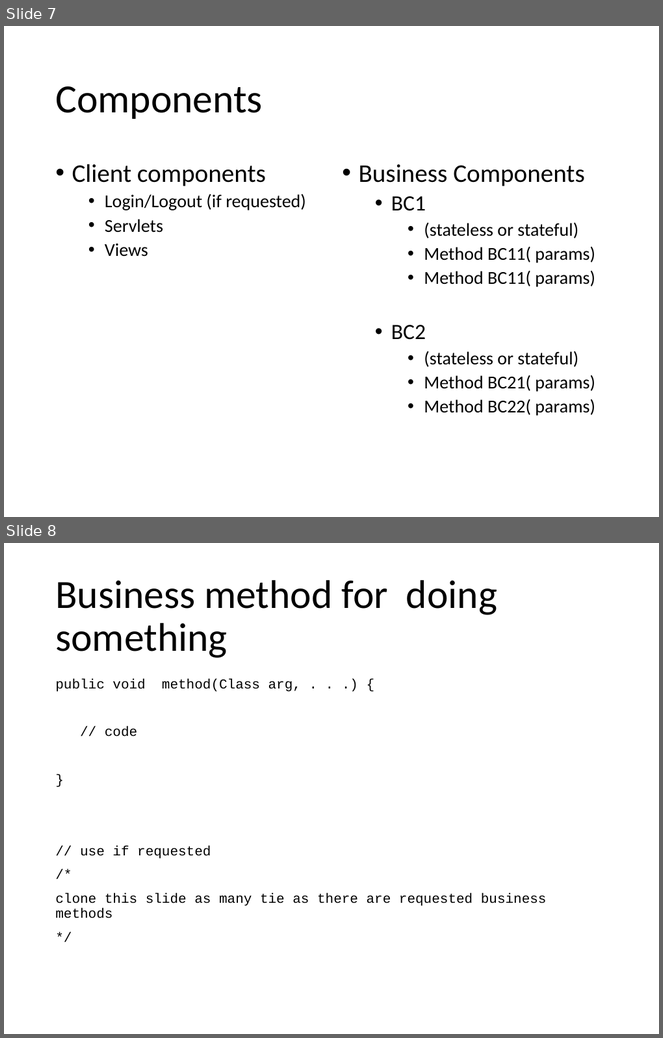
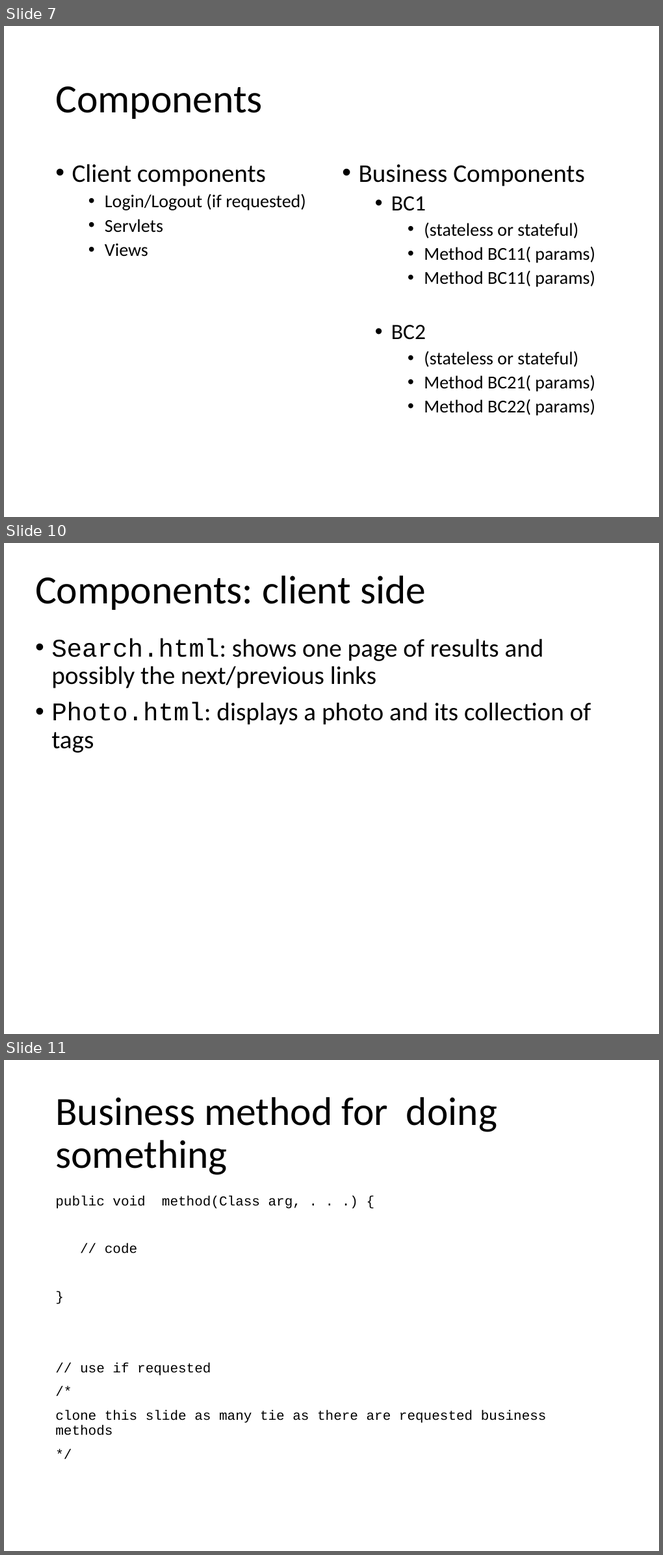
Before and after one commit to Sbi98/DB2Project, a slide deck: Presentation.pptx. Shown one above the other, each under a label of ours: slides 7 and 8 before the commit, slides 7, 10 and 11 after it; the slides between them are not shown. The pictures are 663x1038 and 663x1555 pixels, drawn with LibreOffice and Linux fonts; fonts in the diff are those of the drawing. Boxes give left, top, right and bottom in pixels: in the first picture for what was removed or moved away, otherwise in the second. Text is boxed around its words. In the diff, an @@ line names an element or a change of style, - is before the commit and + after.

```diff
--- a/Presentation.pptx
+++ b/Presentation.pptx
@@ slide 10 added at box(4, 543, 659, 1034), background #FFFFFF @@
@@ title added at box(35, 575, 426, 610), 44 pt, text #000000 @@
+Components: client side
@@ text added at box(51, 639, 592, 753), 28 pt, text #000000 @@
+• Search.html: shows one page of results and possibly the next/previous links
+• Photo.html: displays a photo and its collection of tags
@@ what was slide 8 is now slide 11 @@
```
Also in this commit, not shown: 2 other slides added, 7 other files.
